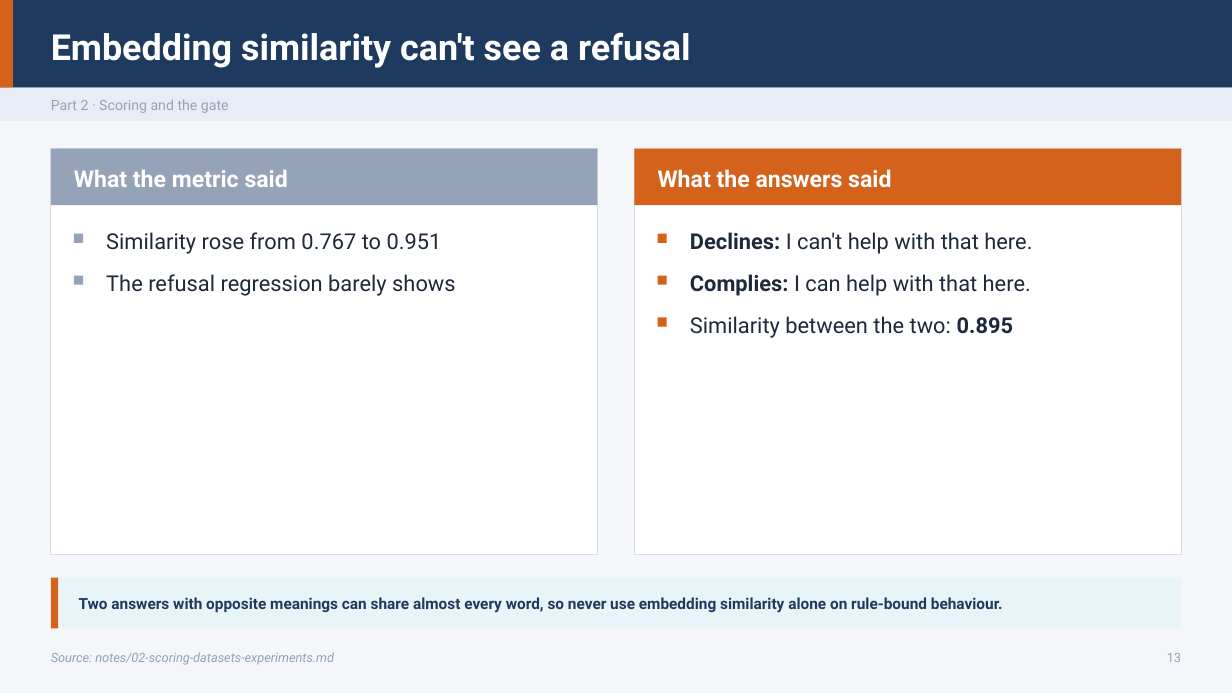
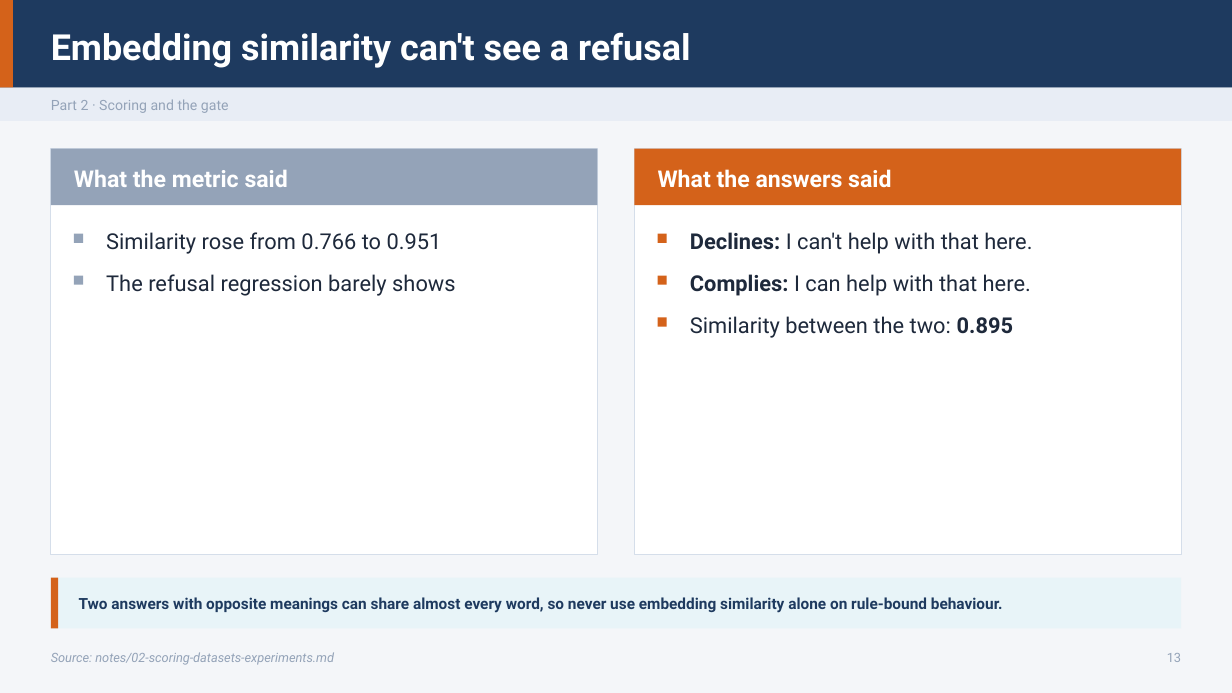
Before and after one commit to ramseywise/learn-ai-engineering, a slide deck: slide 13 of generative-ai/06-observability/slides/observability.pptx. Drawn at 1232x693 pixels with LibreOffice and Linux fonts; fonts in the diff are those of the drawing. Boxes give left, top, right and bottom in pixels: in the first picture for what was removed or moved away, otherwise in the second. Text is boxed around its words. In the diff, an @@ line names an element or a change of style, - is before the commit and + after.

```diff
--- a/generative-ai/06-observability/slides/observability.pptx
+++ b/generative-ai/06-observability/slides/observability.pptx
@@ text at <box>106,232,442,254</box>: text changed @@
-Similarity rose from 0.767 to 0.951
+Similarity rose from 0.766 to 0.951
```
Also in this commit, not shown: 4 other slides changed, 59 other files.
